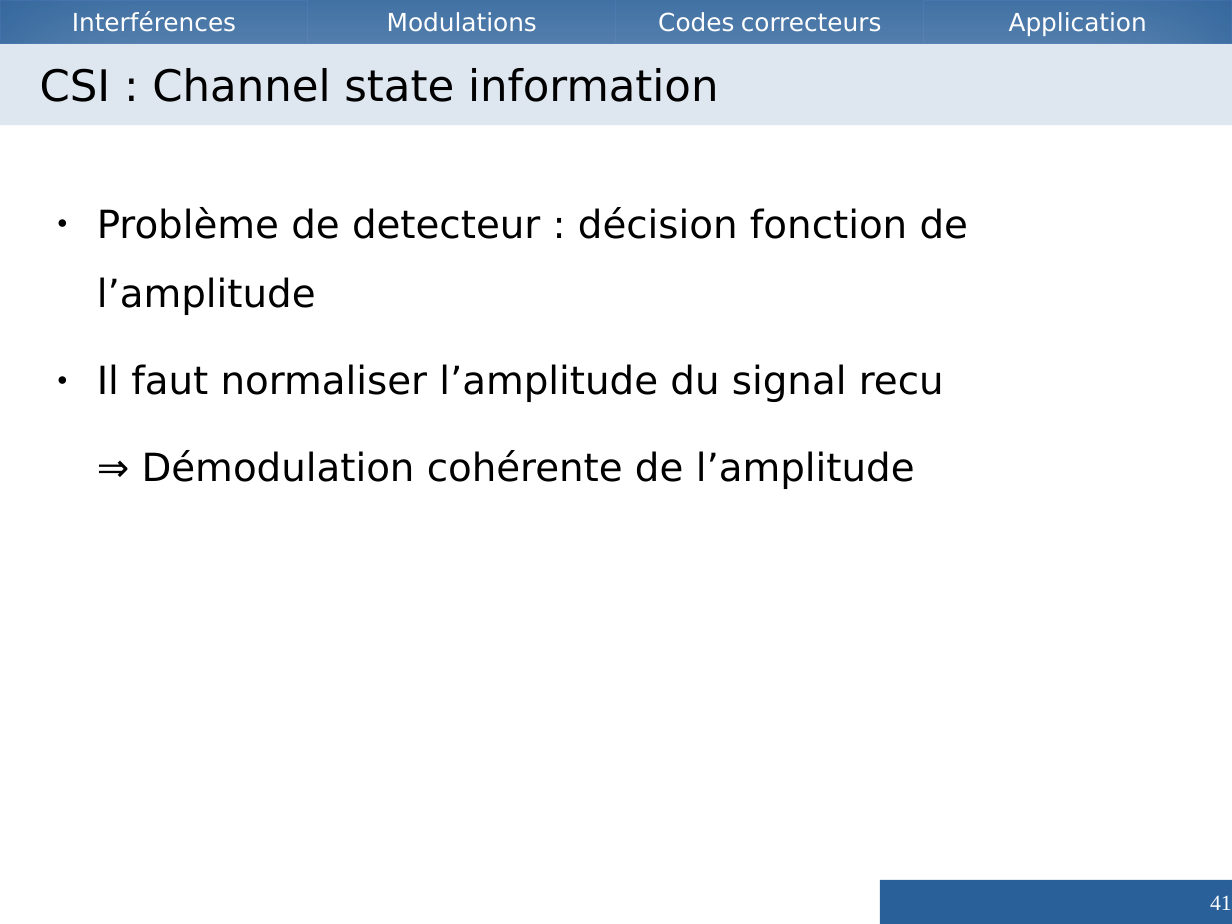
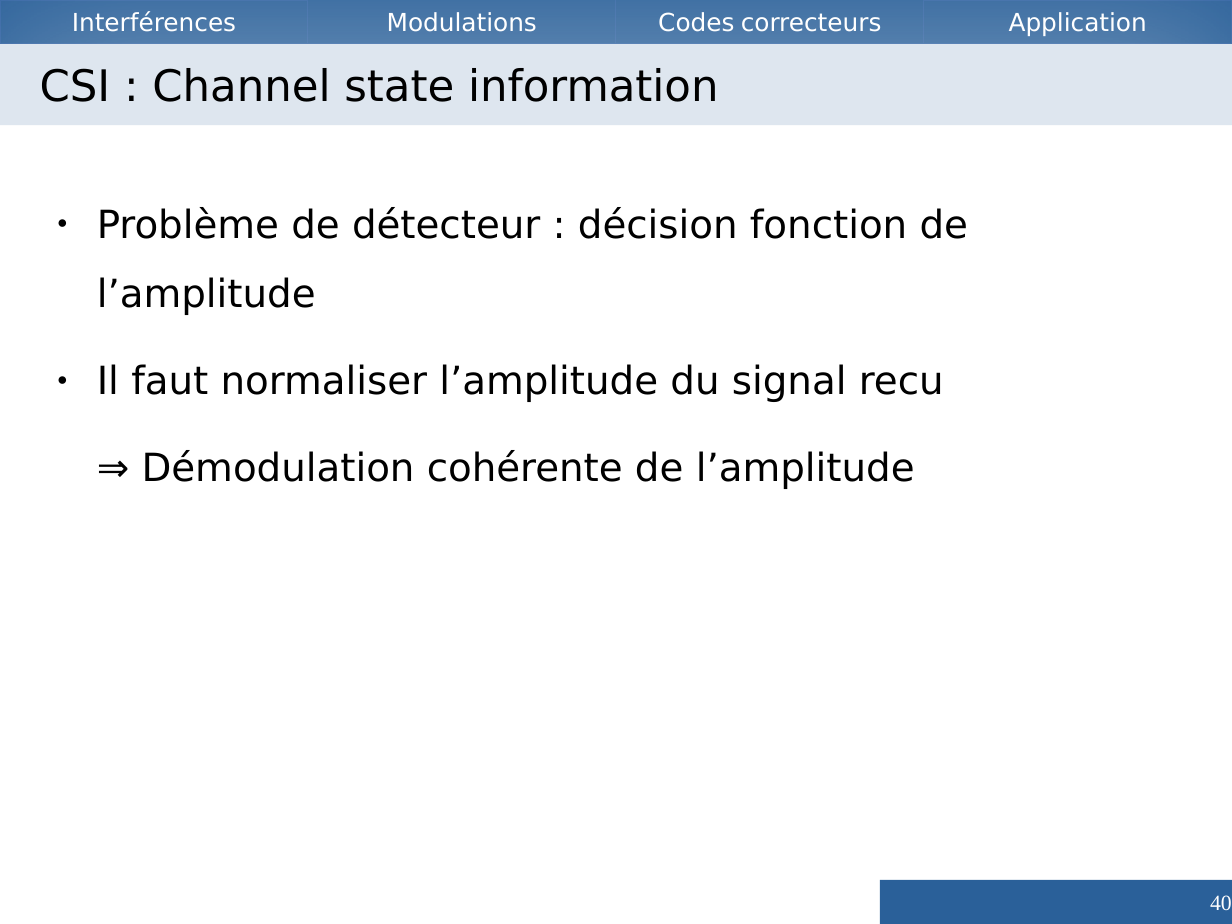
Before and after one commit to Vzrod/tipe, a slide deck: slide 40 of TIPE - Copie.odp (slide 41 before the commit). Drawn at 1232x924 pixels with LibreOffice and Linux fonts; fonts in the diff are those of the drawing. Boxes give left, top, right and bottom in pixels: in the first picture for what was removed or moved away, otherwise in the second. Text is boxed around its words. In the diff, an @@ line names an element or a change of style, - is before the commit and + after.

```diff
--- a/TIPE - Copie.odp
+++ b/TIPE - Copie.odp
@@ text at box(97, 207, 968, 315): text changed @@
-● Problème de detecteur : décision fonction de l’amplitude
+● Problème de détecteur : décision fonction de l’amplitude
@@ page number at box(1210, 895, 1232, 910): text changed @@
-41
+40
```
Also in this commit, not shown: 16 other slides changed, 7 slides added, 7 slides removed, 4 other files.
